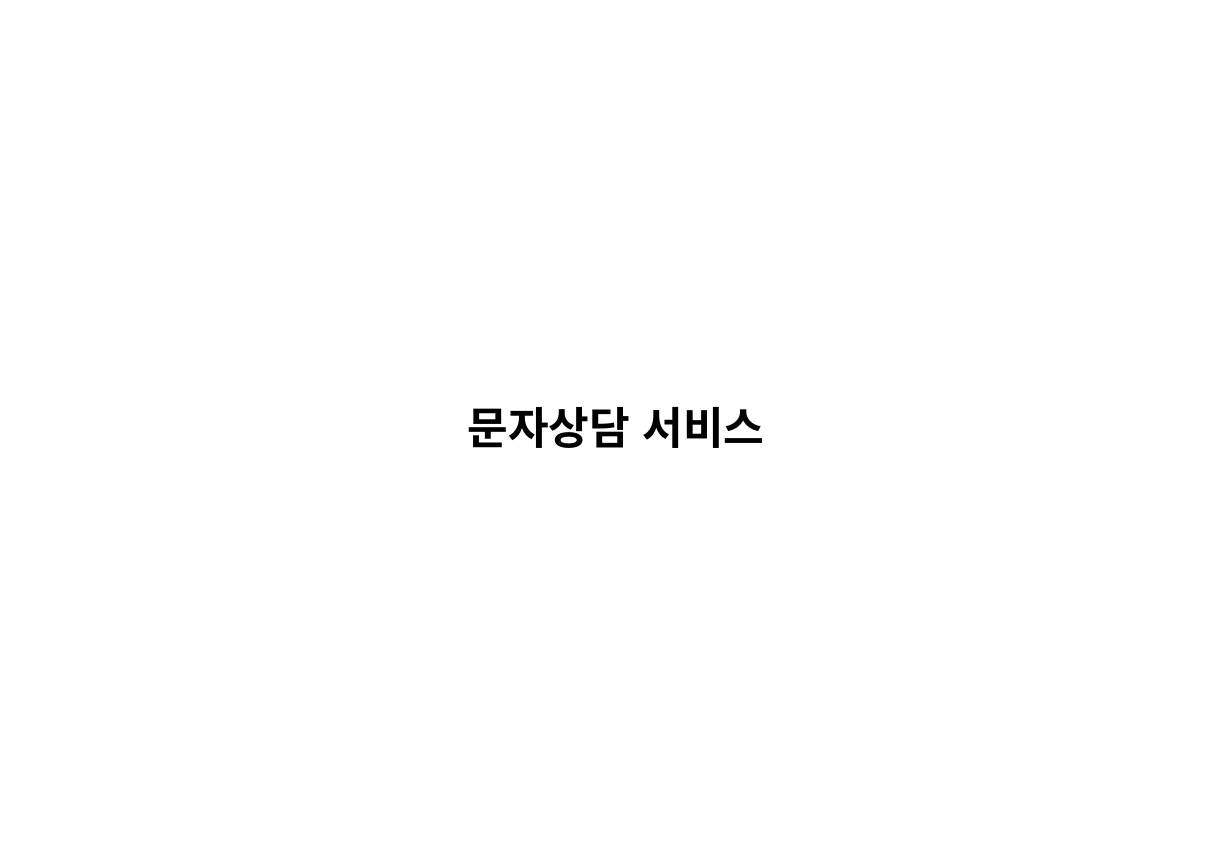
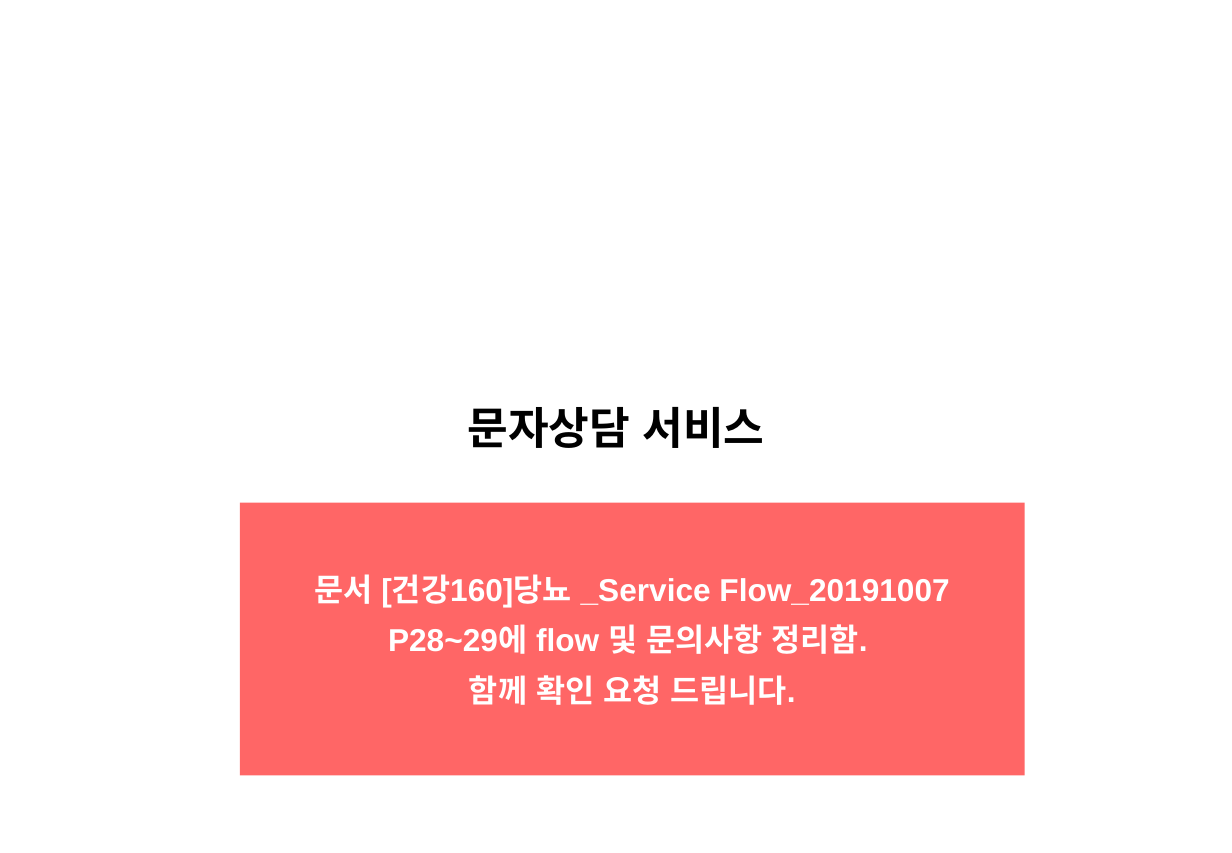
Before and after one commit to windsoccer/H160, a slide deck: slide 1 of 01 기획/03. 상담 서비스 Flow_健康160_상담 서비스 Flow_2019029.pptx. Drawn at 1232x853 pixels with LibreOffice and Linux fonts; fonts in the diff are those of the drawing. Boxes give left, top, right and bottom in pixels: in the first picture for what was removed or moved away, otherwise in the second. Text is boxed around its words. In the diff, an @@ line names an element or a change of style, - is before the commit and + after.

Commit message:
문의 내용 추가

```diff
--- a/01 기획/03. 상담 서비스 Flow_健康160_상담 서비스 Flow_2019029.pptx
+++ b/01 기획/03. 상담 서비스 Flow_健康160_상담 서비스 Flow_2019029.pptx
@@ rectangle added at (240,503,1025,776), fill #FF0000 at 60% opacity, 20 pt, text #FFFFFF, bold @@
+문서 [건강160]당뇨 _Service Flow_20191007
+P28~29에 flow 및 문의사항 정리함.
+함께 확인 요청 드립니다.
```
Also in this commit, not shown: 14 other slides changed, 1 slide removed.
